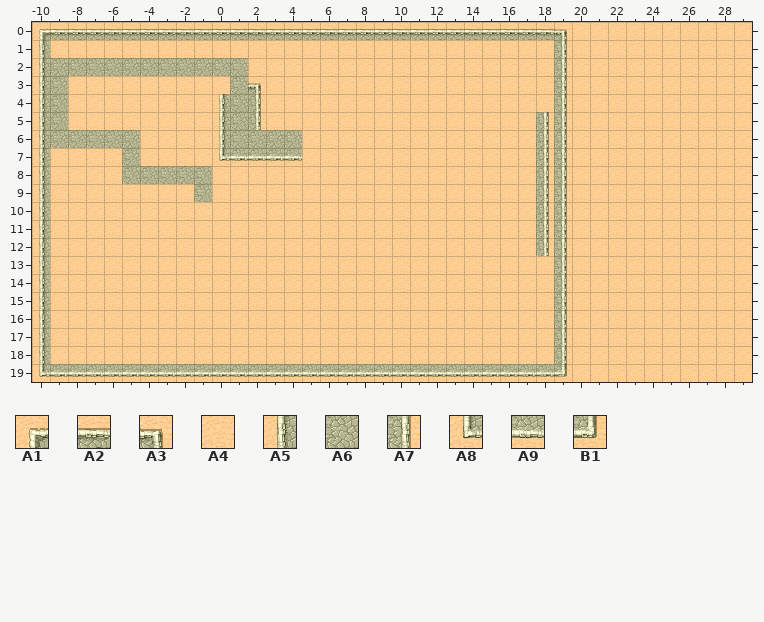
One commit to this Tiled map: TowerDefence/TowerDefence/Resources/images/TileMap.tmx. The picture above is the old version.
Cells are 32x32 px. Shown: x -10..29, y 0..19. The old version is drawn lined up with the new one.
Key: from "tmw_desert_spacing": A1 24, A2 25, A3 26, A4 29, A5 32, A6 33, A7 34, A8 40, A9 41, B1 42.
__ is an empty cell.
Layer "Background" before, first column x -10:
 0 A1 A2 A2 A2 A2 A2 A2 A2 A2 A2 A2 A2 A2 A2 A2 A2 A2 A2 A2 A2 A2 A2 A2 A2 A2 A2 A2 A2 A2 A3 A4 A4 A4 A4 A4 A4 A4 A4 A4 A4
 1 A5 A4 A4 A4 A4 A4 A4 A4 A4 A4 A4 A4 A4 A4 A4 A4 A4 A4 A4 A4 A4 A4 A4 A4 A4 A4 A4 A4 A4 A7 A4 A4 A4 A4 A4 A4 A4 A4 A4 A4
 2 A5 A6 A6 A6 A6 A6 A6 A6 A6 A6 A6 A6 A4 A4 A4 A4 A4 A4 A4 A4 A4 A4 A4 A4 A4 A4 A4 A4 A4 A7 A4 A4 A4 A4 A4 A4 A4 A4 A4 A4
 3 A5 A6 A4 A4 A4 A4 A4 A4 A4 A4 A4 A6 A3 A4 A4 A4 A4 A4 A4 A4 A4 A4 A4 A4 A4 A4 A4 A4 A4 A7 A4 A4 A4 A4 A4 A4 A4 A4 A4 A4
 4 A5 A6 A4 A4 A4 A4 A4 A4 A4 A4 A5 A6 A7 A4 A4 A4 A4 A4 A4 A4 A4 A4 A4 A4 A4 A4 A4 A4 A4 A7 A4 A4 A4 A4 A4 A4 A4 A4 A4 A4
 5 A5 A6 A4 A4 A4 A4 A4 A4 A4 A4 A5 A6 A7 A4 A4 A4 A4 A4 A4 A4 A4 A4 A4 A4 A4 A4 A4 A4 A7 A7 A4 A4 A4 A4 A4 A4 A4 A4 A4 A4
 6 A5 A6 A6 A6 A6 A6 A4 A4 A4 A4 A5 A6 A6 A6 A6 A4 A4 A4 A4 A4 A4 A4 A4 A4 A4 A4 A4 A4 A7 A7 A4 A4 A4 A4 A4 A4 A4 A4 A4 A4
 7 A5 A4 A4 A4 A4 A6 A4 A4 A4 A4 A8 A9 A9 A9 A9 A4 A4 A4 A4 A4 A4 A4 A4 A4 A4 A4 A4 A4 A7 A7 A4 A4 A4 A4 A4 A4 A4 A4 A4 A4
 8 A5 A4 A4 A4 A4 A6 A6 A6 A6 A6 A4 A4 A4 A4 A4 A4 A4 A4 A4 A4 A4 A4 A4 A4 A4 A4 A4 A4 A7 A7 A4 A4 A4 A4 A4 A4 A4 A4 A4 A4
 9 A5 A4 A4 A4 A4 A4 A4 A4 A4 A6 A4 A4 A4 A4 A4 A4 A4 A4 A4 A4 A4 A4 A4 A4 A4 A4 A4 A4 A7 A7 A4 A4 A4 A4 A4 A4 A4 A4 A4 A4
10 A5 A4 A4 A4 A4 A4 A4 A4 A4 A4 A4 A4 A4 A4 A4 A4 A4 A4 A4 A4 A4 A4 A4 A4 A4 A4 A4 A4 A7 A7 A4 A4 A4 A4 A4 A4 A4 A4 A4 A4
11 A5 A4 A4 A4 A4 A4 A4 A4 A4 A4 A4 A4 A4 A4 A4 A4 A4 A4 A4 A4 A4 A4 A4 A4 A4 A4 A4 A4 A7 A7 A4 A4 A4 A4 A4 A4 A4 A4 A4 A4
12 A5 A4 A4 A4 A4 A4 A4 A4 A4 A4 A4 A4 A4 A4 A4 A4 A4 A4 A4 A4 A4 A4 A4 A4 A4 A4 A4 A4 A7 A7 A4 A4 A4 A4 A4 A4 A4 A4 A4 A4
13 A5 A4 A4 A4 A4 A4 A4 A4 A4 A4 A4 A4 A4 A4 A4 A4 A4 A4 A4 A4 A4 A4 A4 A4 A4 A4 A4 A4 A4 A7 A4 A4 A4 A4 A4 A4 A4 A4 A4 A4
14 A5 A4 A4 A4 A4 A4 A4 A4 A4 A4 A4 A4 A4 A4 A4 A4 A4 A4 A4 A4 A4 A4 A4 A4 A4 A4 A4 A4 A4 A7 A4 A4 A4 A4 A4 A4 A4 A4 A4 A4
15 A5 A4 A4 A4 A4 A4 A4 A4 A4 A4 A4 A4 A4 A4 A4 A4 A4 A4 A4 A4 A4 A4 A4 A4 A4 A4 A4 A4 A4 A7 A4 A4 A4 A4 A4 A4 A4 A4 A4 A4
16 A5 A4 A4 A4 A4 A4 A4 A4 A4 A4 A4 A4 A4 A4 A4 A4 A4 A4 A4 A4 A4 A4 A4 A4 A4 A4 A4 A4 A4 A7 A4 A4 A4 A4 A4 A4 A4 A4 A4 A4
17 A5 A4 A4 A4 A4 A4 A4 A4 A4 A4 A4 A4 A4 A4 A4 A4 A4 A4 A4 A4 A4 A4 A4 A4 A4 A4 A4 A4 A4 A7 A4 A4 A4 A4 A4 A4 A4 A4 A4 A4
18 A5 A4 A4 A4 A4 A4 A4 A4 A4 A4 A4 A4 A4 A4 A4 A4 A4 A4 A4 A4 A4 A4 A4 A4 A4 A4 A4 A4 A4 A7 A4 A4 A4 A4 A4 A4 A4 A4 A4 A4
19 A8 A9 A9 A9 A9 A9 A9 A9 A9 A9 A9 A9 A9 A9 A9 A9 A9 A9 A9 A9 A9 A9 A9 A9 A9 A9 A9 A9 A9 B1 A4 A4 A4 A4 A4 A4 A4 A4 A4 A4
Once edited:
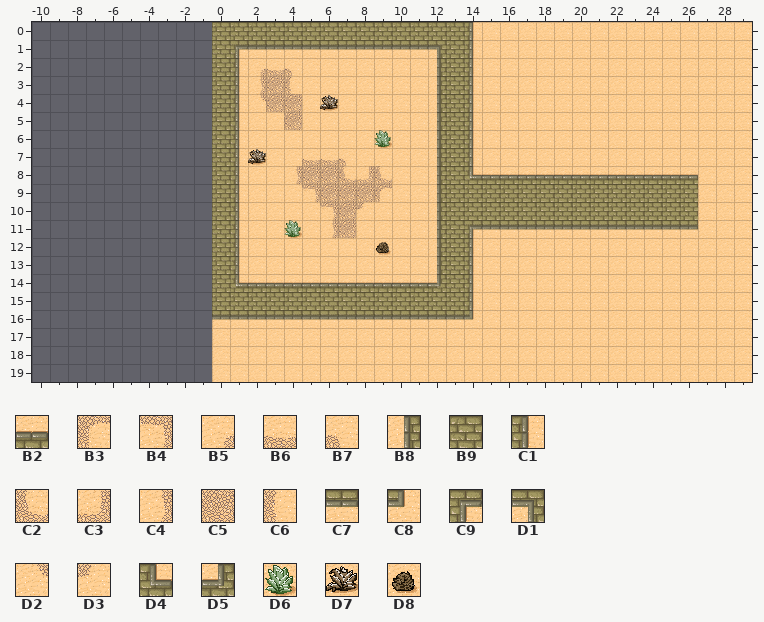
Further tiles: from "tmw_desert_spacing": B2 1, B3 3, B4 4, B5 5, B6 6, B7 7, B8 8, B9 9, C1 10, C2 11, C3 12, C4 13, C5 14, C6 15, C7 17, C8 18, C9 19, D1 20, D2 21, D3 23, D4 27, D5 28, D6 37, D7 38, D8 46.
The exact change:
Changed rows in their new state; .. is an unchanged cell.
map size 40x20 -> 30x20 cells (old content now starts at -10,0; both pictures use the new coordinates)
Layer "Background":
first column x -10:
 0 __ __ __ __ __ __ __ __ __ __ B9 B9 B9 B9 B9 B9 B9 B9 B9 B9 B9 B9 B9 B9 C1 A4 A4 A4 A4 A4 .. .. .. .. .. .. ..
 1 __ __ __ __ __ __ __ __ __ __ B9 C9 C7 C7 C7 C7 C7 C7 C7 C7 C7 C7 D1 B9 C1 .. .. .. .. A4 .. .. .. .. .. .. ..
 2 __ __ __ __ __ __ __ __ __ __ B9 C1 B5 B6 B7 .. .. .. .. .. .. .. B8 B9 C1 .. .. .. .. A4 .. .. .. .. .. .. ..
 3 __ __ __ __ __ __ __ __ __ __ B9 C1 C4 C5 C6 .. .. .. .. .. .. .. B8 B9 C1 .. .. .. .. A4 .. .. .. .. .. .. ..
 4 __ __ __ __ __ __ __ __ __ __ B9 C1 D2 C5 C5 .. D7 .. .. .. .. .. B8 B9 C1 .. .. .. .. A4 .. .. .. .. .. .. ..
 5 __ __ __ __ __ __ __ __ __ __ B9 C1 A4 .. C5 .. .. .. .. .. .. .. B8 B9 C1 .. .. .. A4 A4 .. .. .. .. .. .. ..
 6 __ __ __ __ __ __ __ __ __ __ B9 C1 A4 A4 A4 .. .. .. .. D6 .. .. B8 B9 C1 .. .. .. A4 A4 .. .. .. .. .. .. ..
 7 __ __ __ __ __ __ __ __ __ __ B9 C1 D7 A4 A4 B6 B6 B7 .. .. .. .. B8 B9 C1 .. .. .. A4 A4 .. .. .. .. .. .. ..
 8 __ __ __ __ __ __ __ __ __ __ B9 C1 .. .. C4 C5 C5 C2 C3 C2 .. .. B8 B9 D4 B2 B2 B2 B2 B2 B2 B2 B2 B2 B2 B2 B2
 9 __ __ __ __ __ __ __ __ __ __ B9 C1 .. .. .. B4 C5 C5 C5 B3 .. .. B8 B9 B9 B9 B9 B9 B9 B9 B9 B9 B9 B9 B9 B9 B9
10 __ __ __ __ __ __ __ __ __ __ B9 C1 .. .. .. .. B4 C5 D3 .. .. .. B8 B9 B9 B9 B9 B9 B9 B9 B9 B9 B9 B9 B9 B9 B9
11 __ __ __ __ __ __ __ __ __ __ B9 C1 .. .. D6 .. C4 C5 .. .. .. .. B8 B9 C9 C7 C7 C7 C7 C7 C7 C7 C7 C7 C7 C7 C7
12 __ __ __ __ __ __ __ __ __ __ B9 C1 .. .. .. .. .. .. .. D8 .. .. B8 B9 C1 .. .. .. A4 A4 .. .. .. .. .. .. ..
13 __ __ __ __ __ __ __ __ __ __ B9 C1 .. .. .. .. .. .. .. .. .. .. B8 B9 C1 .. .. .. .. A4 .. .. .. .. .. .. ..
14 __ __ __ __ __ __ __ __ __ __ B9 D4 B2 B2 B2 B2 B2 B2 B2 B2 B2 B2 D5 B9 C1 .. .. .. .. A4 .. .. .. .. .. .. ..
15 __ __ __ __ __ __ __ __ __ __ B9 B9 B9 B9 B9 B9 B9 B9 B9 B9 B9 B9 B9 B9 C1 .. .. .. .. A4 .. .. .. .. .. .. ..
16 __ __ __ __ __ __ __ __ __ __ C7 C7 C7 C7 C7 C7 C7 C7 C7 C7 C7 C7 C7 C7 C8 .. .. .. .. A4 .. .. .. .. .. .. ..
17 __ __ __ __ __ __ __ __ __ __ .. .. .. .. .. .. .. .. .. .. .. .. .. .. .. .. .. .. .. A4 .. .. .. .. .. .. ..
18 __ __ __ __ __ __ __ __ __ __ .. .. .. .. .. .. .. .. .. .. .. .. .. .. .. .. .. .. .. A4 .. .. .. .. .. .. ..
19 __ __ __ __ __ __ __ __ __ __ A4 A4 A4 A4 A4 A4 A4 A4 A4 A4 A4 A4 A4 A4 A4 A4 A4 A4 A4 A4 .. .. .. .. .. .. ..
Boxes around the changes in both pictures, in picture pixels (x1, y1, x2, y2):
changed: (32, 22, 698, 382)
